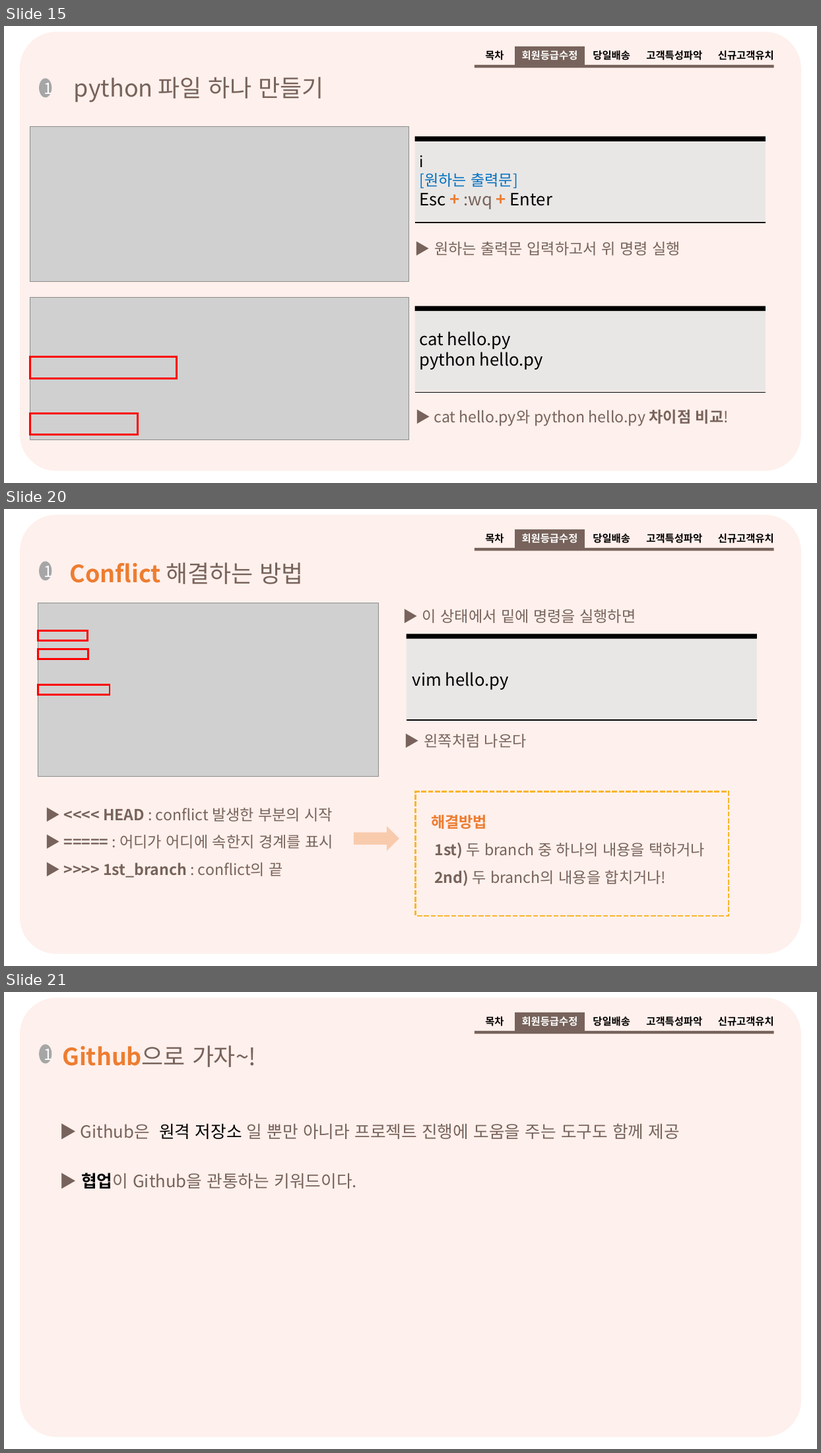
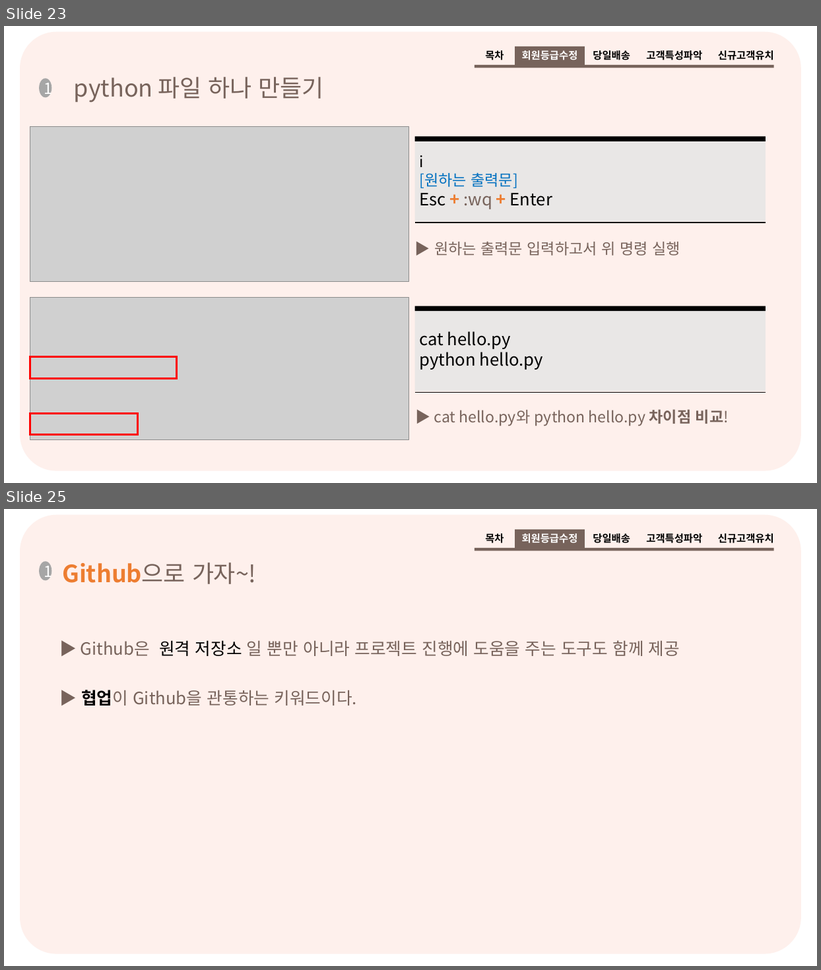
Before and after one commit to hw79chopin/YBIGTA-lecture-note, a slide deck: git,github/Git_Github_practice.pptx. Shown one above the other, each under a label of ours: slides 15, 20 and 21 before the commit, slides 23 and 25 after it; the slides between them are not shown. The pictures are 821x1453 and 821x970 pixels, drawn with LibreOffice and Linux fonts; fonts in the diff are those of the drawing; grey boxes stand for pictures. Boxes give left, top, right and bottom in pixels: in the first picture for what was removed or moved away, otherwise in the second. Text is boxed around its words. In the diff, an @@ line names an element or a change of style, - is before the commit and + after.

```diff
--- a/git,github/Git_Github_practice.pptx
+++ b/git,github/Git_Github_practice.pptx
@@ slide 20 removed at [4, 509, 817, 966], background #FFFFFF @@
@@ rounded rectangle removed at [20, 514, 801, 955] @@
@@ group removed at [475, 529, 774, 551]: 4 texts, 2 rectangles @@
-목차
-회원등급수정
-당일배송
-고객특성파악
-신규고객유치
@@ ellipse removed at [39, 561, 52, 580] @@
-1
@@ text removed at [70, 562, 304, 584] @@
-Conflict 해결하는 방법
@@ text removed at [422, 609, 636, 623] @@
-▶ 이 상태에서 밑에 명령을 실행하면
@@ group removed at [38, 603, 378, 777]: 3 rectangles, 1 picture @@
@@ group removed at [407, 634, 757, 720]: 2 rectangles, 1 line, 1 text @@
-vim hello.py
@@ text removed at [424, 734, 527, 748] @@
-▶ 왼쪽처럼 나온다
@@ rectangle removed at [416, 792, 729, 916] @@
@@ text removed at [103, 808, 333, 878] @@
-▶ <<<< HEAD : conflict 발생한 부분의 시작
-▶ ===== : 어디가 어디에 속한지 경계를 표시
-▶ >>>> 1st_branch : conflict의 끝
@@ text removed at [431, 815, 705, 887] @@
-해결방법
-1st) 두 branch 중 하나의 내용을 택하거나
-2nd) 두 branch의 내용을 합치거나!
@@ right arrow removed at [354, 827, 399, 851] @@
@@ what was slide 15 is now slide 23 @@
@@ what was slide 21 is now slide 25 @@
```
Also in this commit, not shown: 5 slides changed, 5 slides added.
